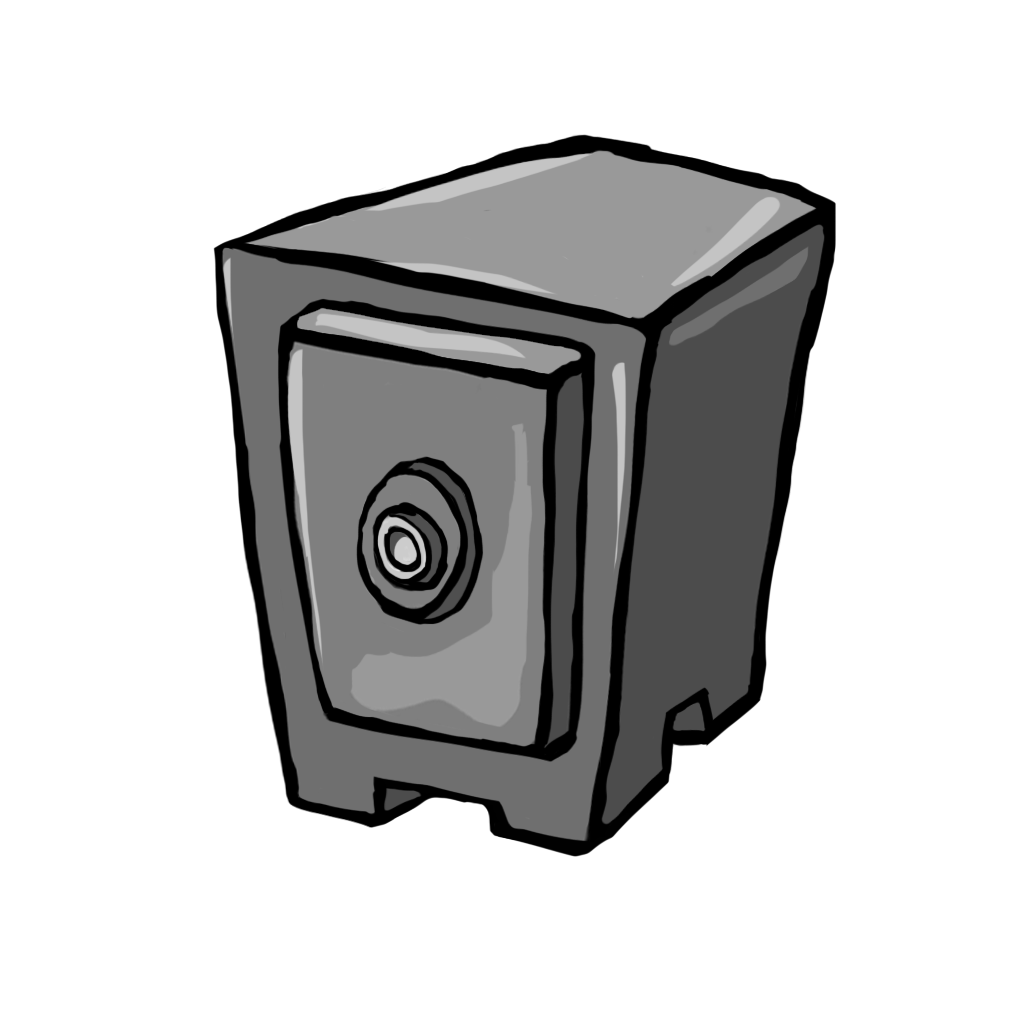
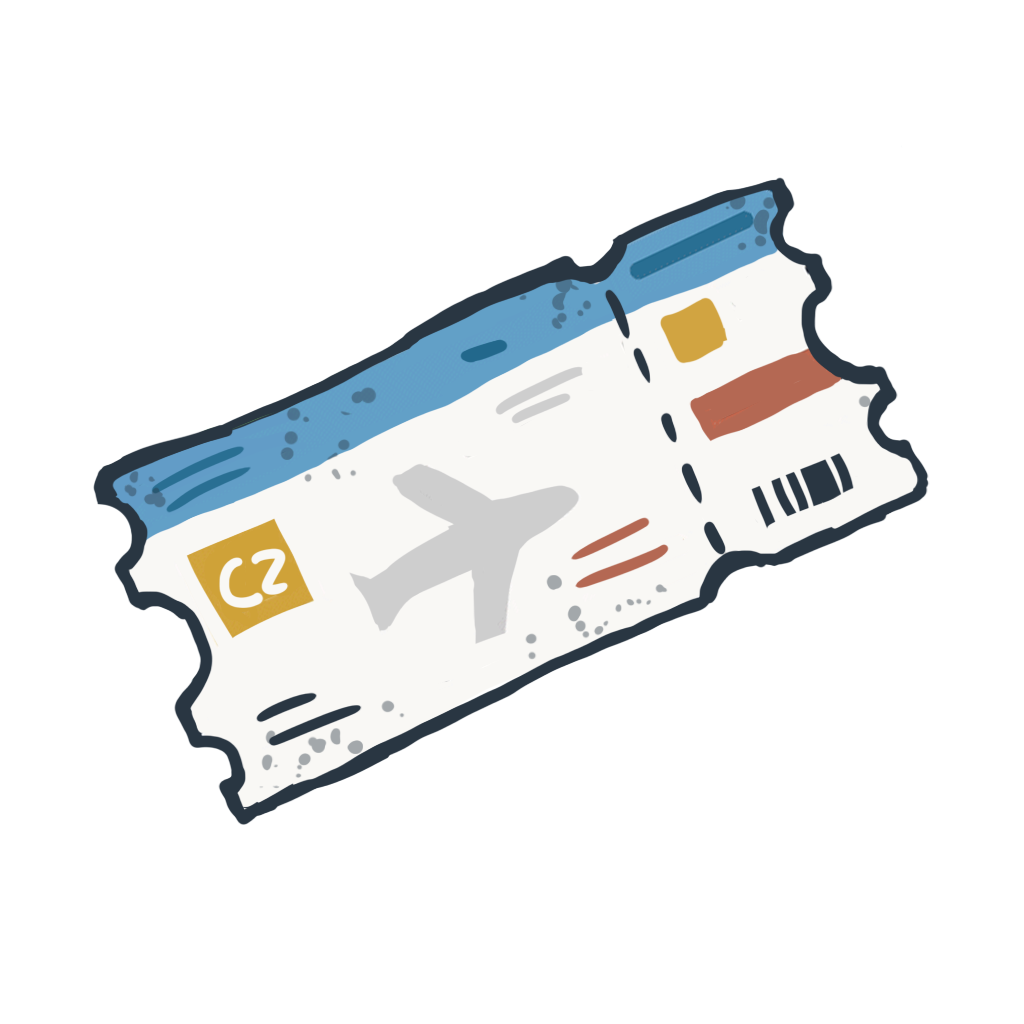
The second 1024×1024 image is a revision of the first. Changes to its layers:
removed layer "Camada 4" over [222, 152, 781, 696]
removed layer "Camada 3" over [277, 298, 596, 763]
removed layer "Camada 2" over [213, 134, 837, 857]
added layer "Layer 2" (41%) above "Layer 1" over [124, 194, 872, 789]
added layer "Layer 1" above "Camada 1" over [93, 144, 930, 825]
